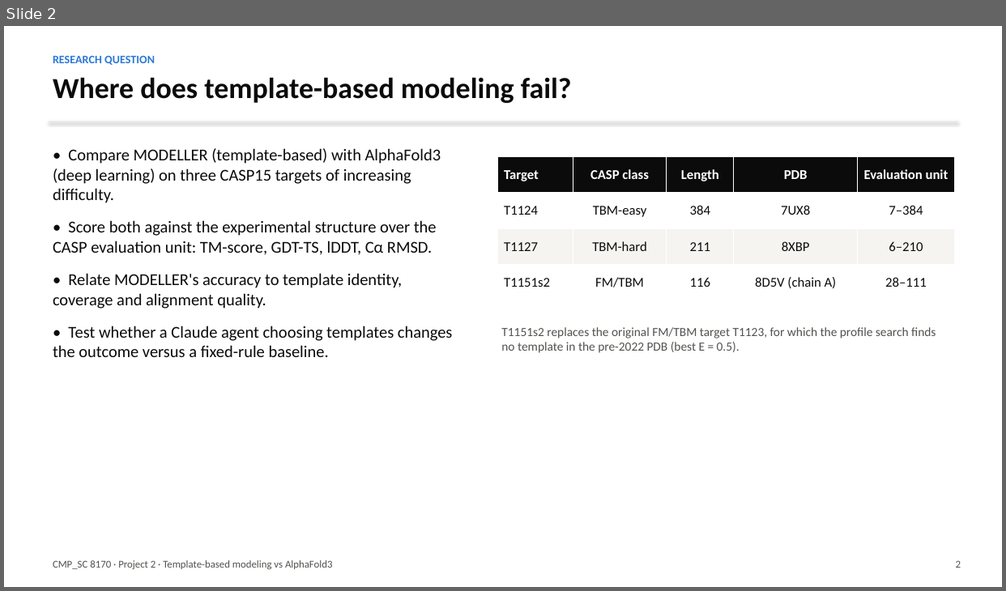
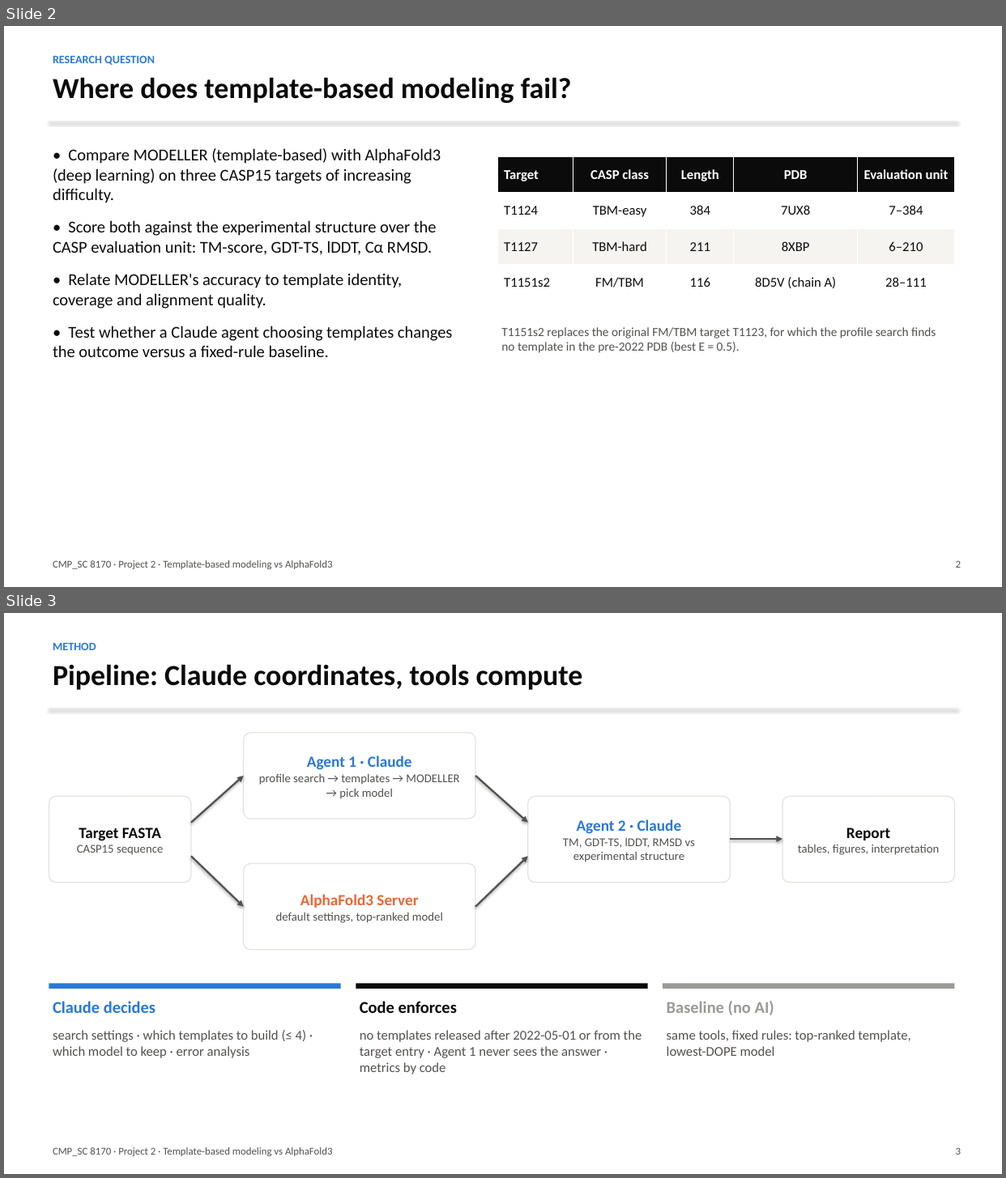
Before and after one commit to weisi2580/8170-project2, a slide deck: results/slides.pptx. Shown one above the other, each under a label of ours: slide 2 before the commit, slides 2 and 3 after it. The pictures are 1006x591 and 1006x1178 pixels, drawn with LibreOffice and Linux fonts; fonts in the diff are those of the drawing. Boxes give left, top, right and bottom in pixels: in the first picture for what was removed or moved away, otherwise in the second. Text is boxed around its words. In the diff, an @@ line names an element or a change of style, - is before the commit and + after.

```diff
--- a/results/slides.pptx
+++ b/results/slides.pptx
@@ slide 3 added at <box>4,613,1002,1174</box>, background #FFFFFF @@
@@ text added at <box>53,642,96,650</box>, 11 pt, text #2A78D6, bold @@
+METHOD
@@ text added at <box>53,664,583,690</box>, 28 pt, text #0B0B0B, bold @@
+Pipeline: Claude coordinates, tools compute
@@ line added from (49, 709) to (957, 709), #E4E3DF 1 pt @@
@@ rounded rectangle added at <box>244,733,475,819</box>, fill #FFFFFF, outline #E4E3DF 1 pt, 11.5 pt, text #52514E @@
+Agent 1 · Claude
+profile search → templates → MODELLER → pick model
@@ arrow added from (191, 823) to (244, 776), #52514E 1.75 pt @@
@@ arrow added from (475, 776) to (528, 823), #52514E 1.75 pt @@
@@ rounded rectangle added at <box>49,796,191,883</box>, fill #FFFFFF, outline #E4E3DF 1 pt, 11.5 pt, text #52514E @@
+Target FASTA
+CASP15 sequence
@@ rounded rectangle added at <box>528,796,731,883</box>, fill #FFFFFF, outline #E4E3DF 1 pt, 11.5 pt, text #52514E @@
+Agent 2 · Claude
+TM, GDT-TS, lDDT, RMSD vs experimental structure
@@ rounded rectangle added at <box>782,796,955,883</box>, fill #FFFFFF, outline #E4E3DF 1 pt, 11.5 pt, text #52514E @@
+Report
+tables, figures, interpretation
@@ arrow added from (731, 839) to (782, 839), #52514E 1.75 pt @@
@@ arrow added from (191, 856) to (244, 906), #52514E 1.75 pt @@
@@ rounded rectangle added at <box>244,864,475,950</box>, fill #FFFFFF, outline #E4E3DF 1 pt, 11.5 pt, text #52514E @@
+AlphaFold3 Server
+default settings, top-ranked model
@@ arrow added from (475, 906) to (528, 856), #52514E 1.75 pt @@
@@ rectangle added at <box>49,983,341,989</box>, fill #2A78D6 @@
@@ text added at <box>53,1001,155,1013</box>, 16 pt, text #2A78D6, bold @@
+Claude decides
@@ rectangle added at <box>356,983,648,989</box>, fill #0B0B0B @@
@@ text added at <box>360,1001,457,1013</box>, 16 pt, text #0B0B0B, bold @@
+Code enforces
@@ rectangle added at <box>663,983,955,989</box>, fill #9A9A96 @@
@@ text added at <box>667,1001,774,1016</box>, 16 pt, text #9A9A96, bold @@
+Baseline (no AI)
@@ text added at <box>53,1030,307,1059</box>, 13 pt, text #52514E @@
+search settings · which templates to build (≤ 4) · which model to keep · error analysis
@@ text added at <box>360,1030,642,1075</box>, 13 pt, text #52514E @@
+no templates released after 2022-05-01 or from the target entry · Agent 1 never sees the answer · metrics by code
@@ text added at <box>667,1030,910,1056</box>, 13 pt, text #52514E @@
+same tools, fixed rules: top-ranked template, lowest-DOPE model
@@ text added at <box>53,1148,333,1157</box>, 10 pt, text #52514E @@
+CMP_SC 8170 · Project 2 · Template-based modeling vs AlphaFold3
@@ text added at <box>956,1148,961,1155</box>, 10 pt, text #52514E @@
+3
```
Also in this commit, not shown: 5 slides changed, 1 other slide added, 9 slides removed, 1 other file.
